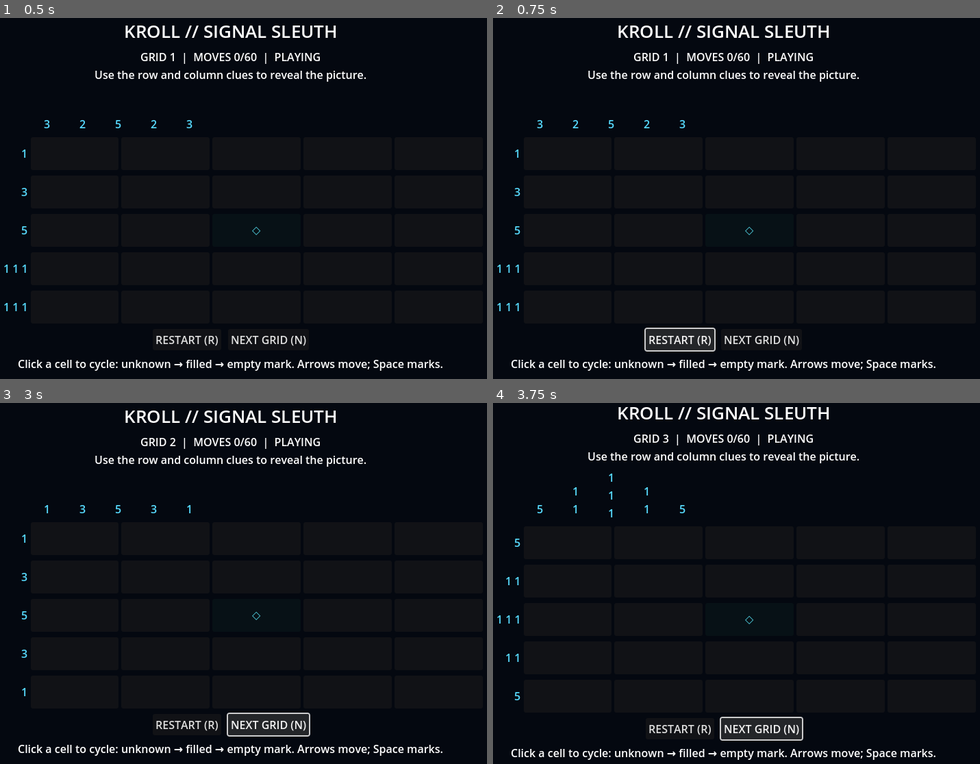
Above: before the commit, frames 1-4 (two rows, left to right).
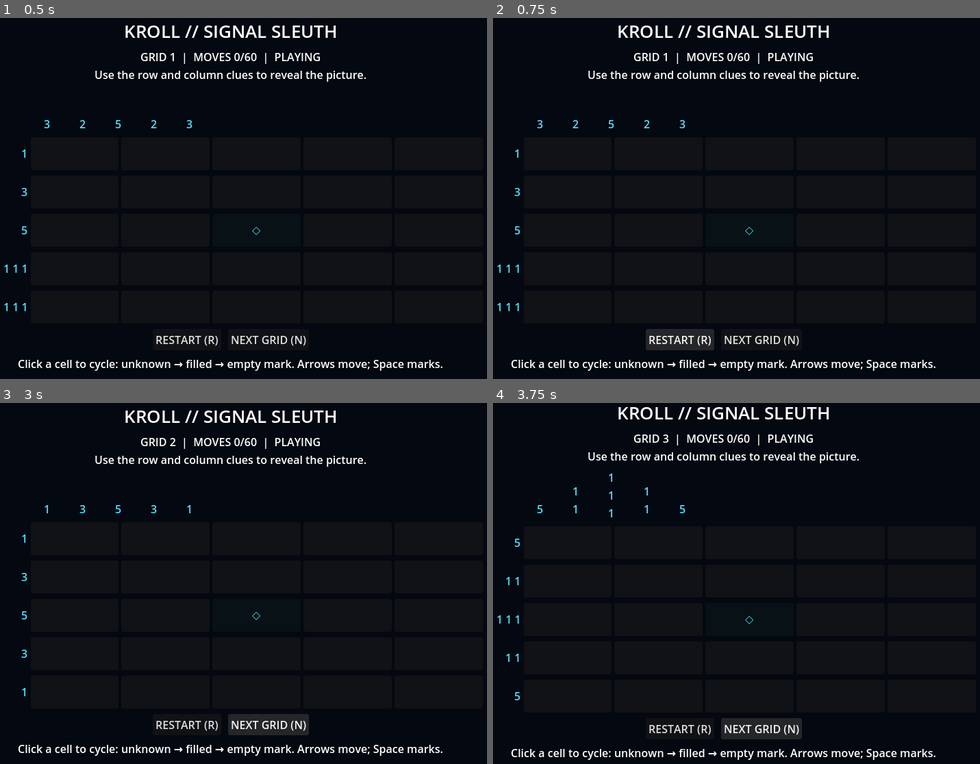
Above: after the commit, the same moments.

Repository: qaqp980520-prog/2126-Survival
Game: Godot game, scene res://main.tscn
Same seed, same stepped clock (60 frames per second), same inputs: the game is played once before the commit and once after it.
Inputs:
- Up to frame 1 (0.5 s): no input
- Up to frame 2 (0.75 s): click "RESTART (R)" at 0.5 s
- Up to frame 3 (3 s): click "RESTART (R)" at 1.25 s; click "RESTART (R)" at 2 s; click "NEXT GRID (N)" at 2.75 s
- Up to frame 4 (3.75 s): click "NEXT GRID (N)" at 3.5 s

Frame 1 is identical in both runs. In frame 2, 0.1% of the frame differs, in the area x 31-46%, y 85-93%; in frame 3, 0.2%, in the area x 46-64%, y 85-93%; in frame 4, 0.2%.

Commit message:
Keep keyboard grid controls on the game root

Diff:
--- a/daily_games/KROLL_Signal_Sleuth/main.gd
+++ b/daily_games/KROLL_Signal_Sleuth/main.gd
@@ -74,6 +74,7 @@
 		for col in range(Rules.SIZE):
 			var index: int = row * Rules.SIZE + col
 			var cell := Button.new()
+			cell.focus_mode = Control.FOCUS_NONE
 			cell.custom_minimum_size = Vector2(48, 48)
 			cell.size_flags_horizontal = Control.SIZE_EXPAND_FILL
 			cell.tooltip_text = "Row %d, column %d" % [row + 1, col + 1]
@@ -86,10 +87,12 @@
 	controls.alignment = BoxContainer.ALIGNMENT_CENTER
 	controls.add_theme_constant_override("separation", 10)
 	var restart := Button.new()
+	restart.focus_mode = Control.FOCUS_NONE
 	restart.text = "RESTART (R)"
 	restart.pressed.connect(_restart_game)
 	controls.add_child(restart)
 	var next_grid := Button.new()
+	next_grid.focus_mode = Control.FOCUS_NONE
 	next_grid.text = "NEXT GRID (N)"
 	next_grid.pressed.connect(_next_puzzle)
 	controls.add_child(next_grid)
